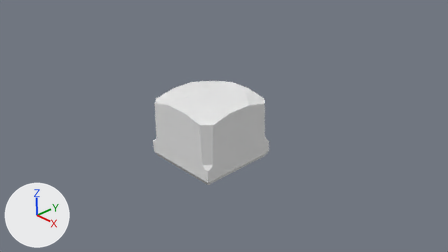
Before and after pictures for a commit that changed the Blender file Assets/Models/Tile_Ground_Normal_wall_X.blend.
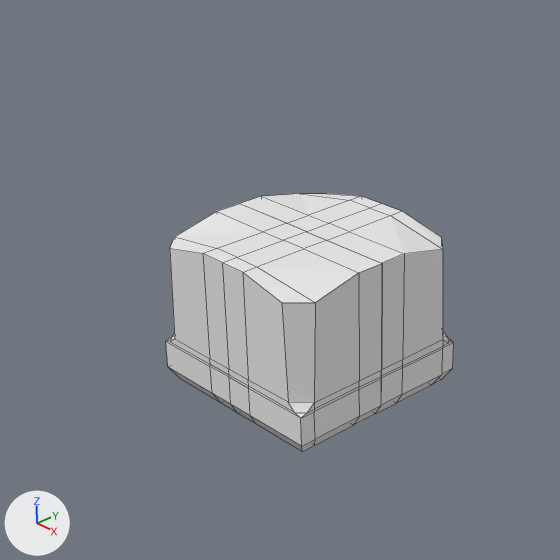
There are two pictures of each version: one from the file's camera 'Camera', one close up on the part from 19% to 70% of the width and 1% to 91% of the height. Arrows for +X, +Y and +Z are at lower left; the lights stay in place. The close-ups show mesh edges as thin lines.
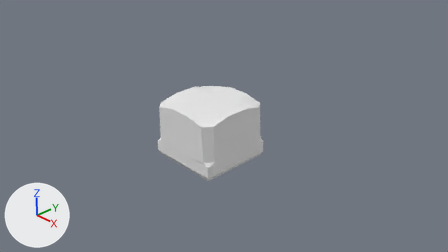
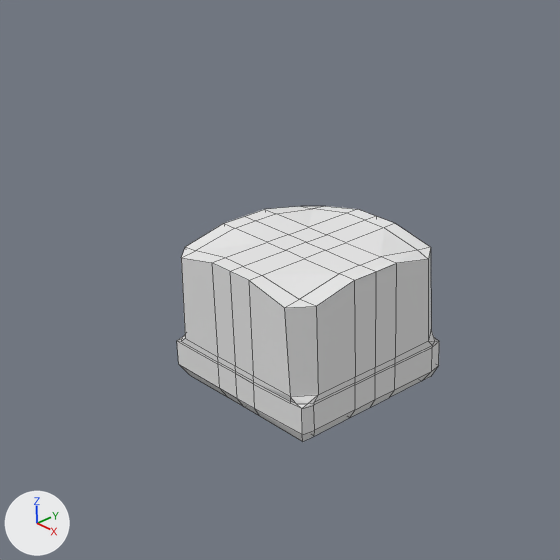
Patch to the scene script:
```diff
--- a/Assets/Models/Tile_Ground_Normal_wall_X.blend.py
+++ b/Assets/Models/Tile_Ground_Normal_wall_X.blend.py
@@ me_cube_010 @@
 # used by ob_cube_001; location = (0.0, 0.0, 0.0); rotation_euler = (1.571, 0.0, 0.0), in degrees (90, 0, 0)
-me_cube_010.from_pydata(...)  # 87 vertices, 79 faces; spans x -1.03..1.03, y -0.51..1.13, z 0.0..1.03
+me_cube_010.from_pydata(...)  # 170 vertices, 174 faces; spans x -1.03..1.03, y -0.51..1.1, z -1.03..1.03
+# me_cube_010 part 1
+# 10 vertices are removed from x -1.03..1.03, y -0.08..1.13, z 0.0..1.03
+# 22 faces are deleted
+# 10 vertices in x -1.03..1.03, y 1.01..1.13, z 0.29..1.03 move by (0.0, -0.03, 0.0)
+# 6 vertices move from x -1.03..1.03, y -0.38..1.01, z 0.82..1.03 to x -1.03..1.03, y -0.38..0.98, z 0.79..1.01
+# 53 vertices are added at x -1.03..1.03, y -0.51..1.1, z -1.03..1.03
+# 16 new vertices lie (0.0, 0.0, -0.29) away from vertices in x -1.03..1.03, y -0.51..1.13, z 0.0..0.29
+# 7 new vertices lie (0.0, 0.0, -0.57) away from vertices in x -1.03..1.03, y -0.51..1.13, z -0.29..0.86
+# 5 new vertices lie (0.0, 0.0, -0.51) away from vertices in x -0.27..1.03, y -0.51..0.01, z -0.29
+# 6 new vertices lie (0.29, 0.0, 0.0) away from vertices in x -0.29, y -0.38..1.1, z -1.03..-0.86
+# 6 new vertices lie (0.29, 0.0, 0.0) away from vertices in x 0.0, y -0.38..1.1, z -1.03..-0.86
+# 117 new faces join them
 me_cube_010.materials.append(mat_wall_texture)
@@ ob_cube_001 @@
 ob_cube_001.rotation_euler = (1.571, 0.0, 0.0)  # degrees (90, 0, 0)
-_m = ob_cube_001.modifiers.new('Mirror', 'MIRROR')
-_m.use_axis = (False, False, True)
-_m.merge_threshold = 0.0028
+ob_cube_001.scale = (0.922, 0.922, 0.922)
```

What differs and where, as boxes (x1, y1, x2, y2) in the close-ups (560 x 560 px):
'Cube.001', reshaped, rescaled, modifiers changed (9% narrower, 9% shorter): before (166, 194, 454, 452); after (177, 206, 439, 441)
part 1 of me_cube_010, built on: before (170, 194, 454, 452); after (181, 206, 439, 441)
